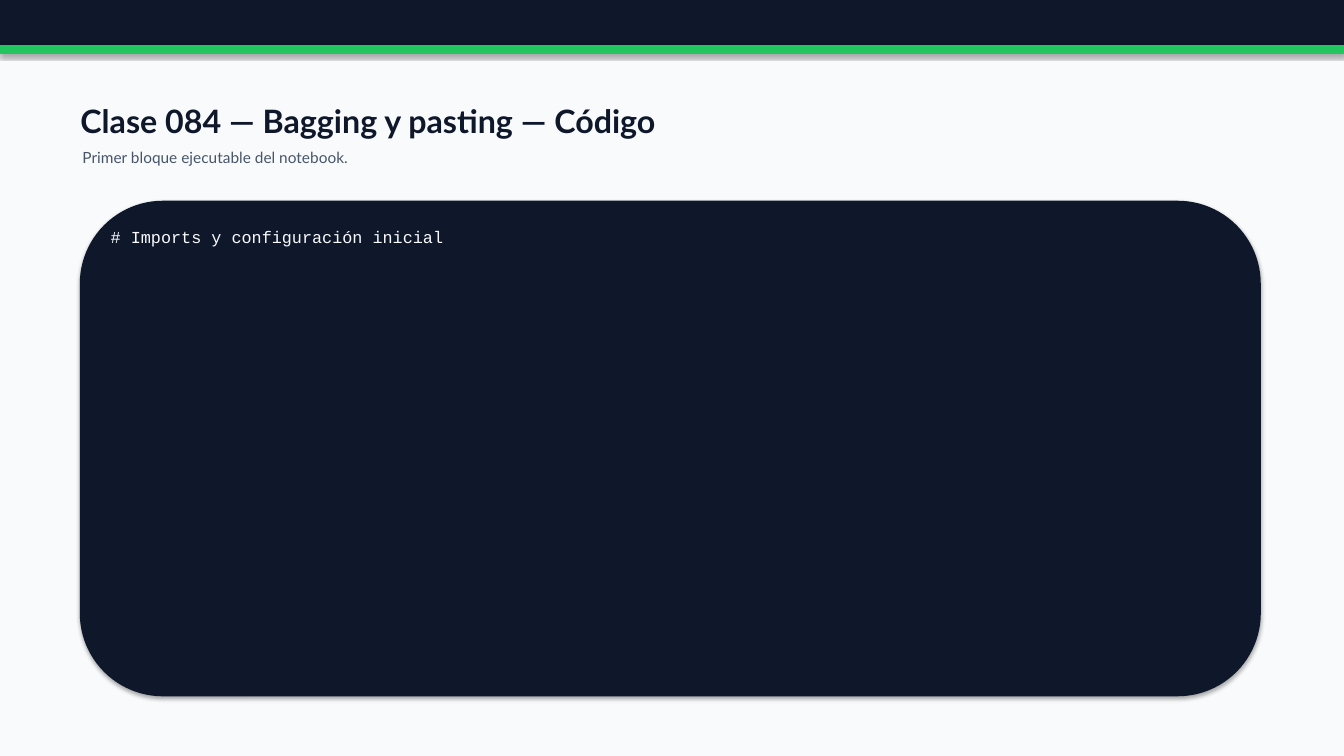
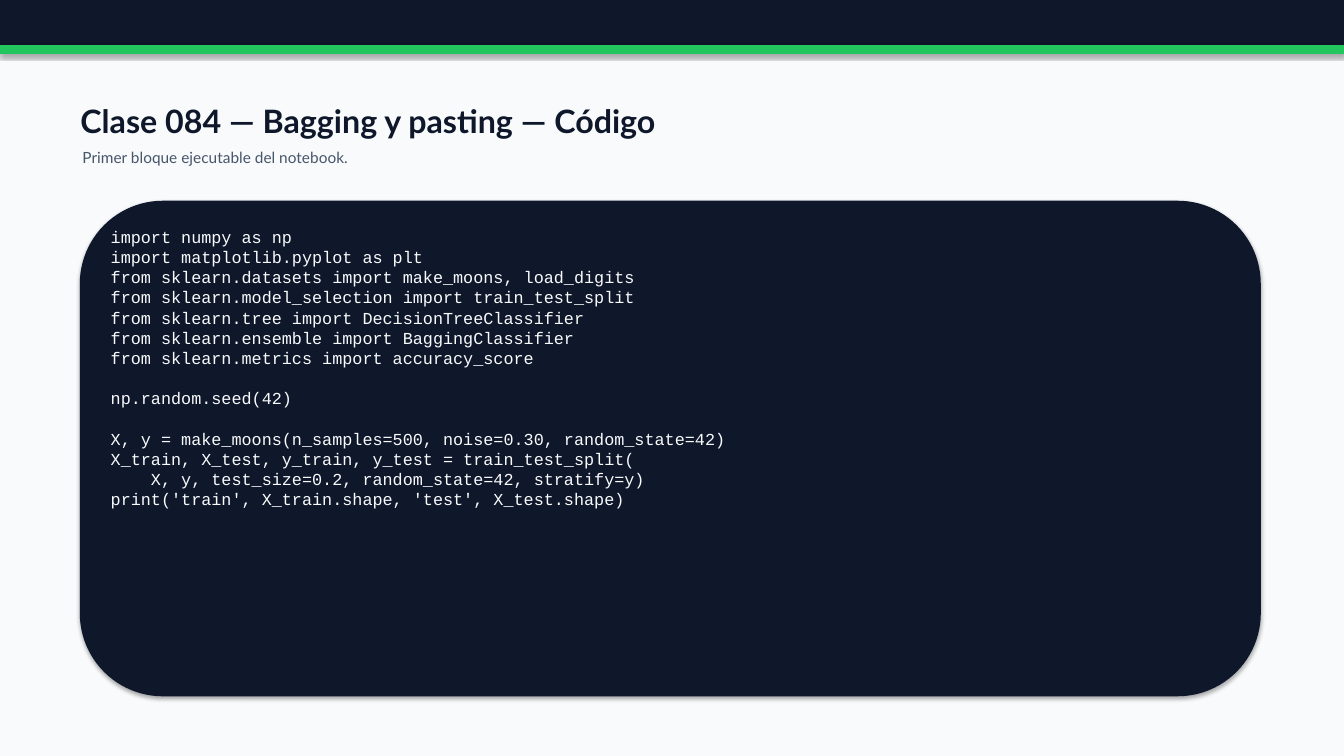
Before and after one commit to vladimiracunadev-create/python-data-science-bootcamp, a slide deck: slide 179 of docs/presentaciones/parts/parte-1-machine-learning-clasico-completa.pptx. Drawn at 1344x756 pixels with LibreOffice and Linux fonts; fonts in the diff are those of the drawing. Boxes give left, top, right and bottom in pixels: in the first picture for what was removed or moved away, otherwise in the second. Text is boxed around its words. In the diff, an @@ line names an element or a change of style, - is before the commit and + after.

```diff
--- a/docs/presentaciones/parts/parte-1-machine-learning-clasico-completa.pptx
+++ b/docs/presentaciones/parts/parte-1-machine-learning-clasico-completa.pptx
@@ text at box(111, 231, 725, 509): text changed @@
-# Imports y configuración inicial
+import numpy as np
+import matplotlib.pyplot as plt
+from sklearn.datasets import make_moons, load_digits
+from sklearn.model_selection import train_test_split
+from sklearn.tree import DecisionTreeClassifier
+from sklearn.ensemble import BaggingClassifier
+from sklearn.metrics import accuracy_score
+np.random.seed(42)
+X, y = make_moons(n_samples=500, noise=0.30, random_state=42)
+X_train, X_test, y_train, y_test = train_test_split(
+X, y, test_size=0.2, random_state=42, stratify=y)
+print('train', X_train.shape, 'test', X_test.shape)
```
Also in this commit, not shown: 42 other slides changed, 19 other files.
